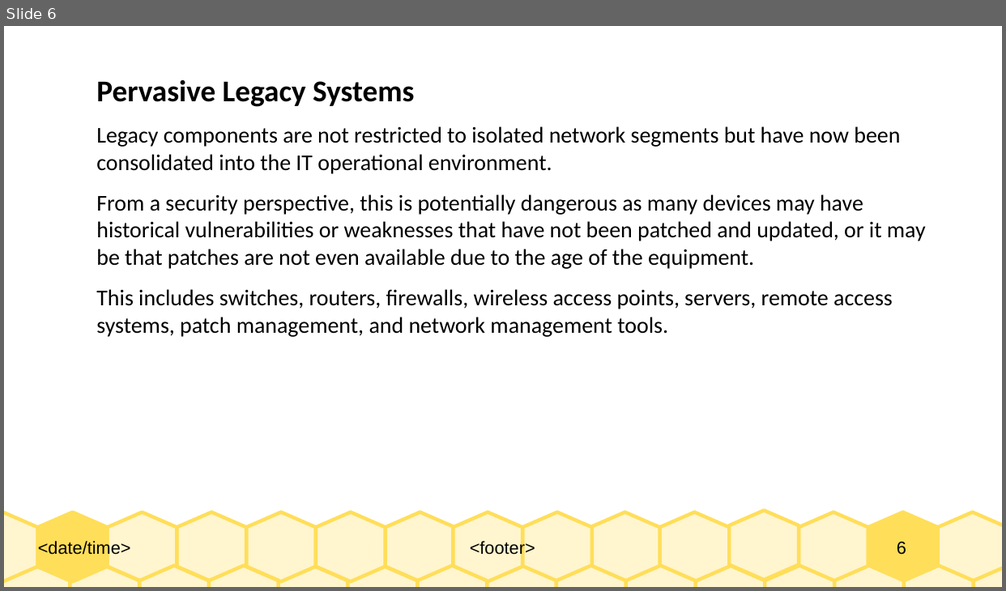
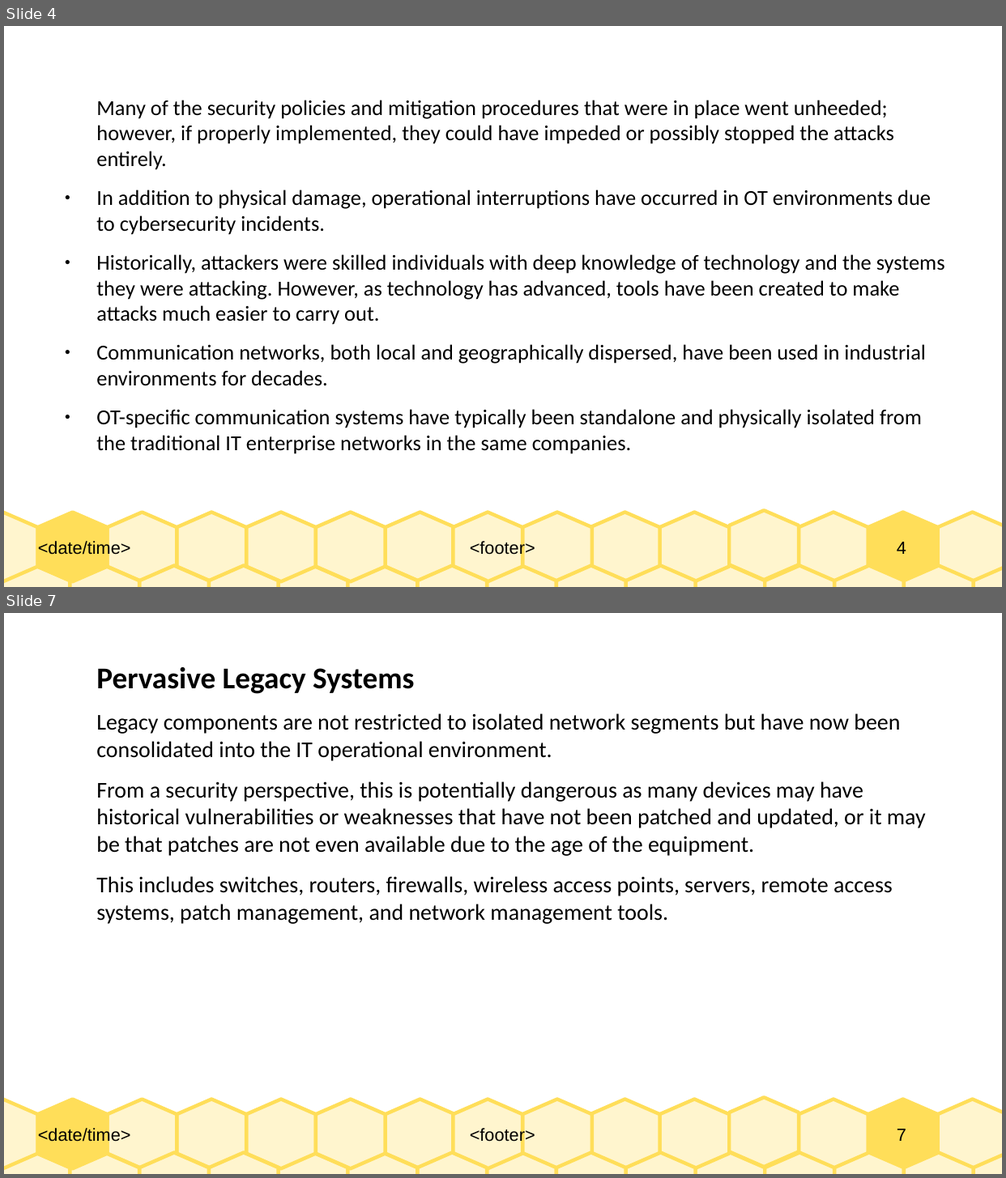
Before and after one commit to Dihfahsih1/Masters-Software-Engineering, a slide deck: yr-sem1/IoT/Chapter-8-slides.odp. Shown one above the other, each under a label of ours: slide 6 before the commit, slides 4 and 7 after it; the slides between them are not shown. The pictures are 1006x591 and 1006x1178 pixels, drawn with LibreOffice and Linux fonts; fonts in the diff are those of the drawing. Boxes give left, top, right and bottom in pixels: in the first picture for what was removed or moved away, otherwise in the second. Text is boxed around its words. In the diff, an @@ line names an element or a change of style, - is before the commit and + after.

```diff
--- a/yr-sem1/IoT/Chapter-8-slides.odp
+++ b/yr-sem1/IoT/Chapter-8-slides.odp
@@ slide 4 added at <box>4,26,1002,587</box>, background #FFFFFF; not listed: 33 template elements that a slide beside it also shows @@
@@ text added at <box>96,100,945,454</box>, 17 pt, text #000000 @@
+Many of the security policies and mitigation procedures that were in place went unheeded; however, if properly implemented, they could have impeded or possibly stopped the attacks entirely.
+● In addition to physical damage, operational interruptions have occurred in OT environments due to cybersecurity incidents.
+● Historically, attackers were skilled individuals with deep knowledge of technology and the systems they were attacking. However, as technology has advanced, tools have been created to make attacks much easier to carry out.
+● Communication networks, both local and geographically dispersed, have been used in industrial environments for decades.
+● OT-specific communication systems have typically been standalone and physically isolated from the traditional IT enterprise networks in the same companies.
@@ what was slide 6 is now slide 7 @@
@@ page number at <box>897,1129,906,1141</box>: text changed @@
-6
+7
```
Also in this commit, not shown: 5 slides changed, 15 other slides added, 9 other files.
